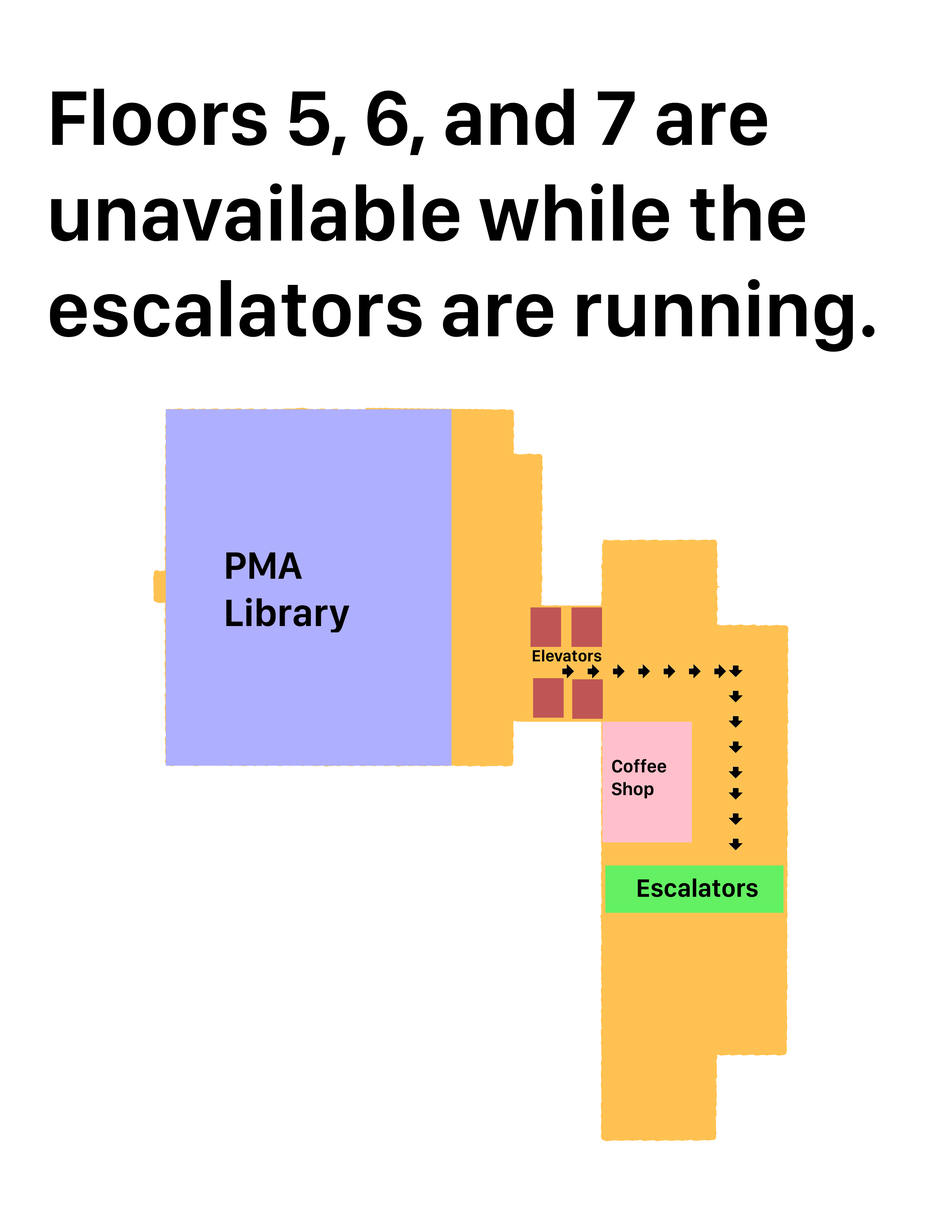
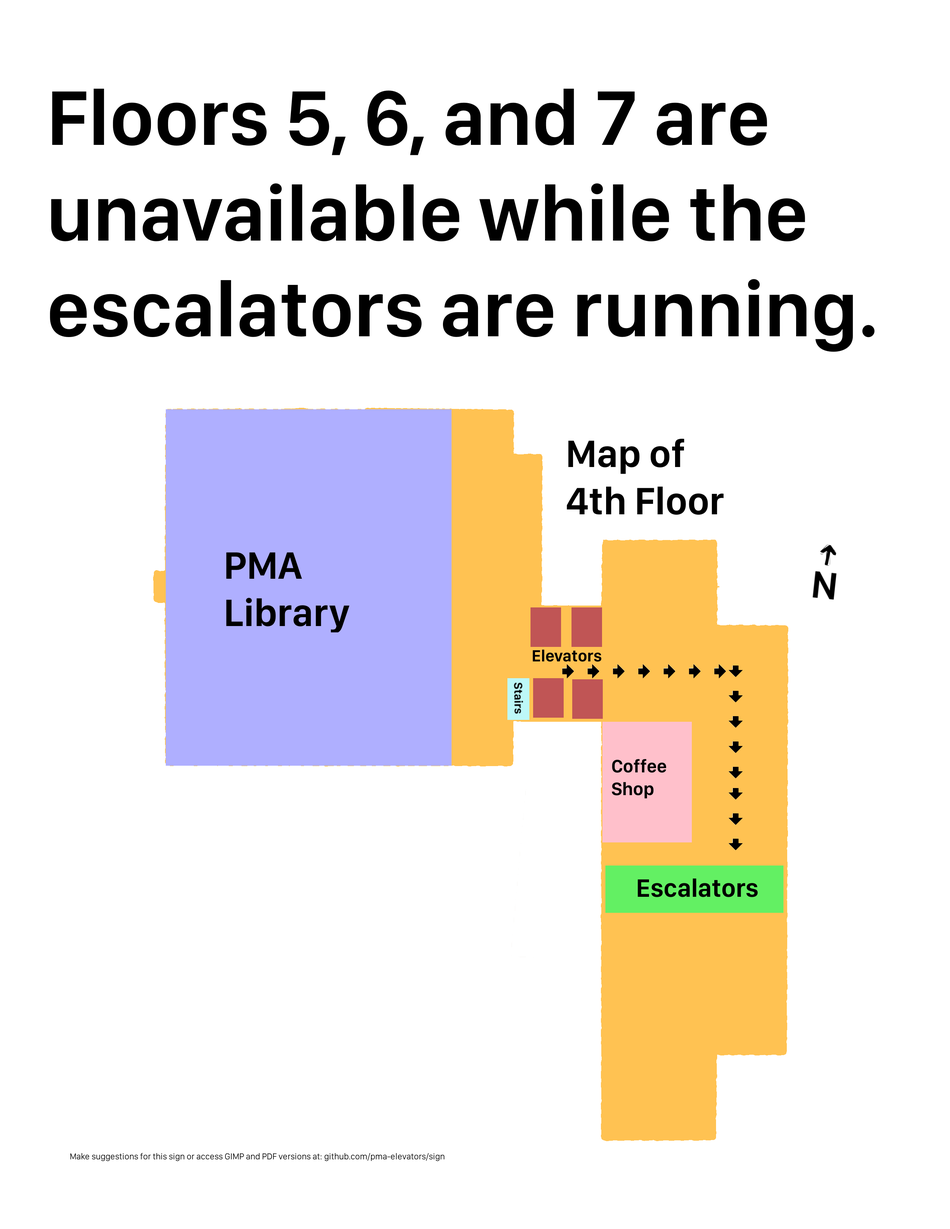
Two versions of the same layered image (950x1229). Layer-by-layer changes:
added layer "Map of 4th Floor" above "Floors 5, 6, and 7 are unavail..." over 566, 438, 724, 515
added layer "Make suggestions for this sign..." above "N" over 70, 1153, 445, 1162
added layer "N" above "Stairs" over 812, 570, 837, 601
added layer "Stairs" above "Visible" over 513, 682, 524, 715
painted on "Visible" over 507, 544, 837, 721
